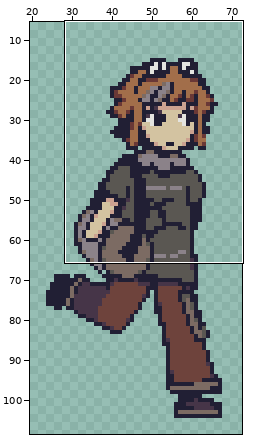
Edited in one commit: pixel-art file (assets/aseprite/character_sprite.aseprite). The first picture is a wide view before the edit; the outline marks the close-up.
Close-up. Before:
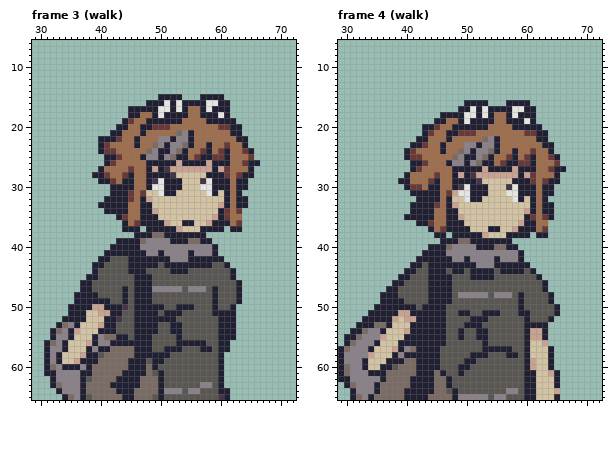
100x110 pixels, 5 frames. Shown: frame 3 (walk): x 29..72, y 6..65; frame 4 (walk): x 29..72, y 6..65. The wide view leaves out empty margins. The commit also changed other frames or places, which this record leaves out.
Once edited:
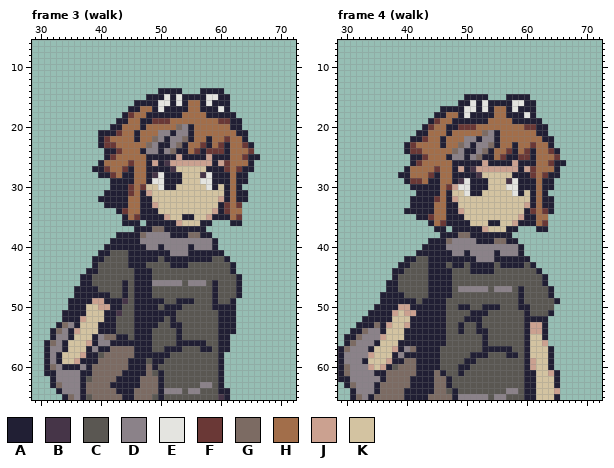
Palette (. is transparent): A #211f34  B #463548  C #5a5752  D #8b8289  E #e4e4e0  F #6a3836  G #7c6b63  H #a26e4a  J #cba190  K #d3c3a1
The exact change:
Changed rows in their new state; - is an unchanged pixel.
Frame 3 (walk), layer "Layer 1":
first column x 34:
14 ----------------AAAA---AAAA------
15 --------------AA-E-EAAA-EE-A-----
16 ------------AA--E----HH--A-------
17 -------------HH--A-A----A-E------
18 ----------AFH-A-A---H--H--A-A----
19 ---------A-H-A-FFFHH----HHFF-A---
20 --------A-H---HHHH-GDA----HH-----
21 ------AA-F--AH--DDAD--------H-A--
22 -------FHH-----G-AD-G---A--F-H---
23 --------F---H-GDA--GAH-F--FA--FA-
24 ------.AAF---AD--DGA--FAFF----HF-
25 --------FH---HAA-AAJ-AA-JAA---FAA
26 ------AHH--F---J-BJ-JJJJ--JF--H-.
27 -----A-F--FA---A-ABKKKKKA-A--FA--
28 -----.-AF-A----BE-AA---BE--A-A-.-
29 ------..AA-----E-------E---------
30 -----------F-FKK---K---K--K---.--
31 -------A-----AJ-KKK-----KK----A--
32 ------A----H--A-----------J------
33 ------.--------J----------AF-F.--
34 -------..-F----A---------J---H---
35 ---------.A-F---AJ--AA--JA-A-F---
36 -----------AA.---AAJKK-AA...AA---
37 ----------..-A-GG--AAAA-...-..---
38 ---------AAA-GDDDD---GG-A--------
39 --------A----D----DDDDDDDA-------
40 -------A-----A--A----A-----------
41 ------A-CCC---AA-A----AAA-A------
42 -----A-C--------C-AAA----CCA-----
43 ------C-------CC-C---CCCC--CA----
44 ----A------C--A---CCC------------
45 ---A-C----------------------CA---
46 ----------A----DDDDD-DDD-A-------
47 --A--A---------CCCCC-CCC---------
48 ------AA-------------------------
49 -A---JJ-AAB----AA--AAA------A.---
50 ----KK-J--C-----CAA-CC----AA-----
51 A-----KA-B------A--C-----C-------
52 ---J-----C-------C---------------
53 ------A--------------------------
54 ---------------C--C--------------
55 ----------------------------.----
Frame 4 (walk), layer "Layer 1":
first column x 36:
15 --------------AAAA---AAAA------
16 -------------A-E-EAAA-EE-A-----
17 ----------AAA-E----HH--A-------
18 ---------A-HH--A-A----A-E------
19 --------AFH-A-A---H--H--A-A----
20 --------FH-A-FFFHH----HHFF-A---
21 ------A-H---HHHH-GDA----HH-----
22 -----A-F--AH--DDAD--------H-A--
23 ----AFHH-----G-AD-G---A--F-H---
24 ------F---H-GDA--GAH-F--FA--FA-
25 ----.AAF---AD--DGA--FA-F----HF-
26 ------FH---HAA-AAJ-AA-JAA---FAA
27 ----AHH--F---J-BJ-JJJJ--JF--H-.
28 ---A----FA---A-ABKKKKKA-A--FA--
29 ---.-FF-A----BE-AA---BE--A-A-.-
30 ----.AAA---FJE-------E---------
31 -----.-----AKK---K---K--K---.--
32 -----A---F--J-KKK-----KK----A--
33 ---------H--A-----------J------
34 ----A--------J----------AF-F---
35 ----..--F----A---------J-A-H.--
36 ------..A-F---A---AA--JA---F---
37 --------.AA.---AAJKK-AA...AA---
38 ---------.-A-GG--AAAA-...-..---
39 --------AA-GDDDD---GG-A--------
40 -------A---D----DDDDDDDA-------
41 ------A----A--A----A-----------
42 ----AACC----AA-A----AAA-A------
43 ---AACC----C--C-AAAC----CA-----
44 --AACC-----ACC------CCCC-CA----
45 --ACC----------CCCC-------CA---
46 -A-C---------------------------
47 -------------DDDDD-DDD-A---CA--
48 ---A---------CCCCC-CCC---------
49 ----AA-A---C----------------CA-
50 ---JJ-A------AA--AAA----A----.-
51 --JK-J-------CCAA-CC---C----A.-
52 --K-KA--------A--C-------AAA.--
53 AJ--J--------ACC---------JJ----
54 ----A--------------------------
55 -------------C--C--------KK----
first column x 33:
59 ----J
60 DJ-J-
61 -D---
Pixel boxes of the changes (left, top, right, bottom) in both close-ups:
changed: (62, 88, 260, 340)
changed: (362, 94, 566, 376)
